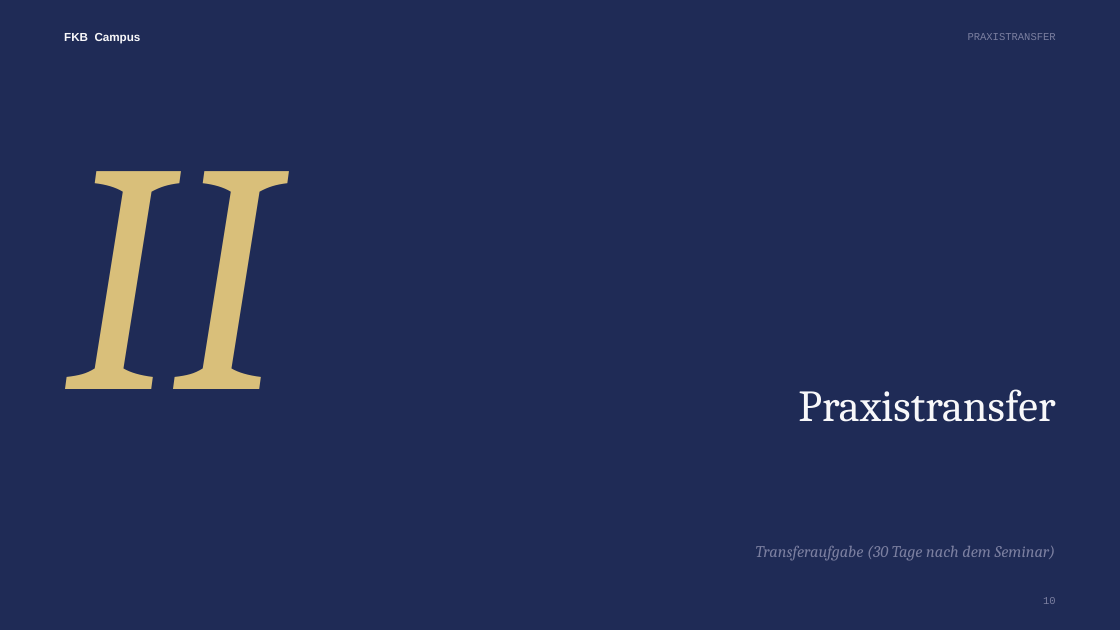
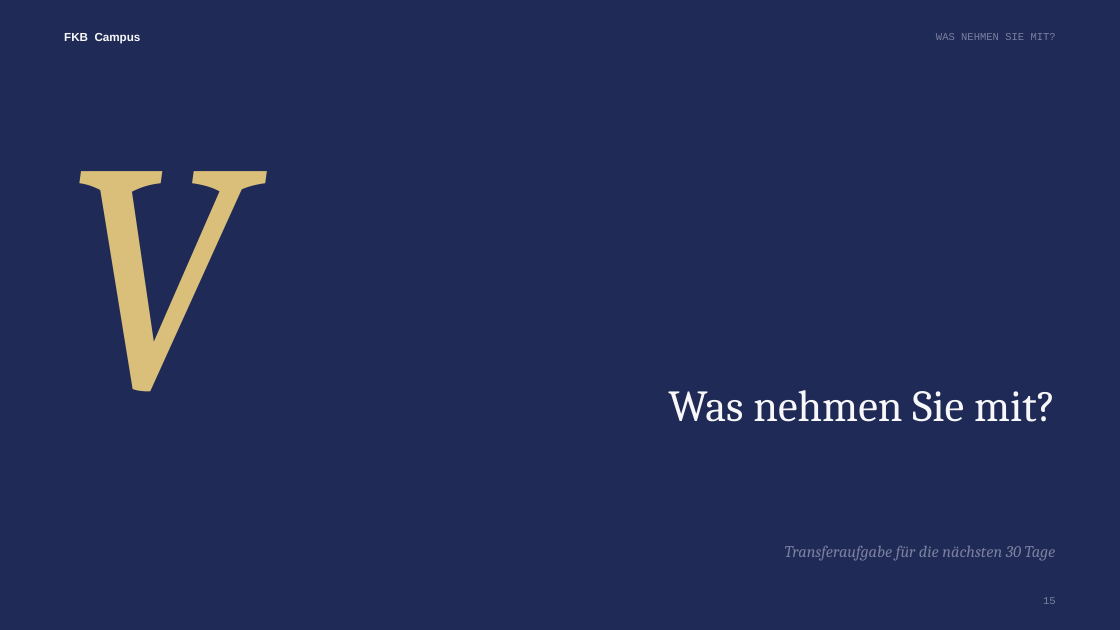
Before and after one commit to ck5rqc47pr-byte/firmenkundenakademie-online, a slide deck: slide 15 of public/downloads/praesentation/M01.pptx (slide 10 before the commit). Drawn at 1120x630 pixels with LibreOffice and Linux fonts; fonts in the diff are those of the drawing. Boxes give left, top, right and bottom in pixels: in the first picture for what was removed or moved away, otherwise in the second. Text is boxed around its words. In the diff, an @@ line names an element or a change of style, - is before the commit and + after.

```diff
--- a/public/downloads/praesentation/M01.pptx
+++ b/public/downloads/praesentation/M01.pptx
@@ text at [936,33,1056,40]: text changed @@
-PRAXISTRANSFER
+WAS NEHMEN SIE MIT?
@@ text at [64,171,245,392]: text changed @@
-II
+V
@@ text at [668,390,1055,422]: text changed @@
-Praxistransfer
+Was nehmen Sie mit?
@@ text at [785,546,1056,561]: text changed @@
-Transferaufgabe (30 Tage nach dem Seminar)
+Transferaufgabe für die nächsten 30 Tage
```
Also in this commit, not shown: 5 other slides changed, 9 slides added, 6 slides removed, 2 other files.
